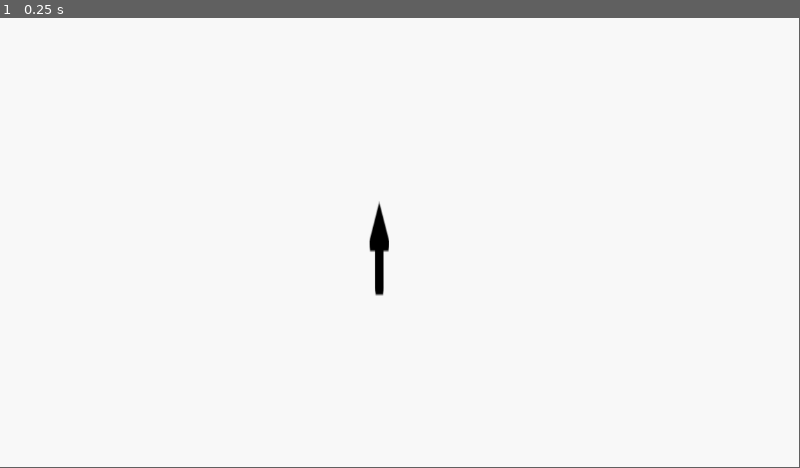
Above: before the commit, frame 1.
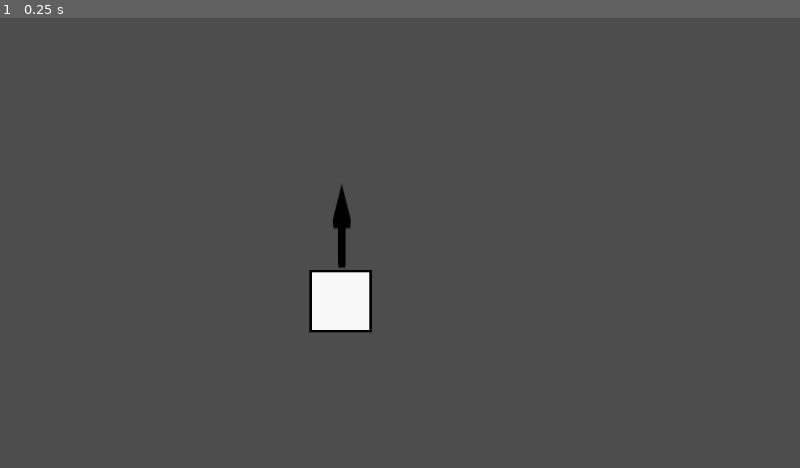
Above: after the commit, the same moment.

Repository: Xiul109/Basic_Principles_of_Autoreplicant_Engineering
Game: Godot game, scene res://test/base.tscn
Two runs of this game, one before a commit and one after it. Both use one fixed random seed, a clock stepped at 60 frames per second and the inputs below. Before the commit the project has no main scene; this scene is started directly in both runs.
Inputs:
- Up to frame 1 (0.25 s): no input
In our replay, the window is 799x449 before the commit and 800x450 after it. These sizes can differ from the game's own. Grey fills any space a smaller window leaves; there, only what the larger window draws over its background counts as a difference.

The runs differ from the first frame. In frame 1, 99% of the frame differs, in the area x 0-100%, y 0-100%.
Error before the commit: Parse Error: Could not parse global class "Piece" from "res://game_elements/shapes/shape.gd". (res://game_elements/replicant.gd:6)

Commit message:
Modified all areas to work with Polygon2D, instead of sprites

Diff:
--- a/UI/replicant_editor.gd
+++ b/UI/replicant_editor.gd
@@ -2,7 +2,10 @@
 
 const REPLICA_ARROW = preload("res://game_elements/replica_arrow.tscn")
 
-@export var level : Level
+@export var level : Level :
+	set(new_level):
+		level = new_level
+		update_level()
 
 @onready var replicant = $Replicant
 @onready var pieces_selector = $PieceSelector
@@ -10,13 +13,7 @@
 
 # Called when the node enters the scene tree for the first time.
 func _ready():
-	var pieces = level.pieces.duplicate()
-	if level.n_arrows > 0:
-		var arrows = LevelPieces.new()
-		arrows.piece_type = REPLICA_ARROW
-		arrows.count = level.n_arrows
-		pieces.append(arrows)
-	pieces_selector.total_pieces = pieces
+	update_level()
 
 func _on_piece_selector_piece_selected(piece: PackedScene, button_i : int):
 	var floating_piece = piece.instantiate()
@@ -31,3 +28,14 @@
 func _on_piece_deleted(i: int):
 	pieces_selector.available_pieces[i].count += 1
 	pieces_selector.buttons[i].update_button()
+
+func update_level():
+	if pieces_selector == null:
+		return
+	var pieces = level.pieces.duplicate()
+	if level.n_arrows > 0:
+		var arrows = LevelPieces.new()
+		arrows.piece_type = REPLICA_ARROW
+		arrows.count = level.n_arrows
+		pieces.append(arrows)
+	pieces_selector.total_pieces = pieces
--- a/UI/replicant_editor.tscn
+++ b/UI/replicant_editor.tscn
@@ -1,26 +1,8 @@
-[gd_scene load_steps=10 format=3 uid="uid://cnif1ug0p3h4l"]
+[gd_scene load_steps=4 format=3 uid="uid://cnif1ug0p3h4l"]
 
 [ext_resource type="Script" path="res://UI/replicant_editor.gd" id="1_yilh0"]
 [ext_resource type="Script" path="res://game_elements/replicant.gd" id="2_qbejp"]
 [ext_resource type="PackedScene" uid="uid://ccqlvcmm8mb28" path="res://UI/piece_selector.tscn" id="3_lohb4"]
-[ext_resource type="PackedScene" uid="uid://dx12p86m7rbs1" path="res://game_elements/levels/level.tscn" id="4_fihft"]
-[ext_resource type="Script" path="res://game_elements/levels/elements/level_pieces.gd" id="5_rmudh"]
-[ext_resource type="PackedScene" uid="uid://cytu78s7047jn" path="res://game_elements/shapes/square.tscn" id="6_1adbo"]
-
-[sub_resource type="Resource" id="Resource_js02r"]
-script = ExtResource("5_rmudh")
-piece_type = ExtResource("6_1adbo")
-count = 2
-
-[sub_resource type="Resource" id="Resource_ocmf3"]
-script = ExtResource("5_rmudh")
-piece_type = ExtResource("6_1adbo")
-count = null
-
-[sub_resource type="Resource" id="Resource_mwupm"]
-script = ExtResource("5_rmudh")
-piece_type = ExtResource("6_1adbo")
-count = 0
 
 [node name="ReplicantEditor" type="Control" node_paths=PackedStringArray("level")]
 layout_mode = 3
@@ -31,7 +13,7 @@
 grow_vertical = 2
 mouse_filter = 1
 script = ExtResource("1_yilh0")
-level = NodePath("Level")
+level = NodePath("")
 
 [node name="Replicant" type="Node2D" parent="."]
 script = ExtResource("2_qbejp")
@@ -40,8 +22,4 @@
 layout_mode = 0
 mouse_filter = 1
 
-[node name="Level" parent="." instance=ExtResource("4_fihft")]
-pieces = Array[ExtResource("5_rmudh")]([SubResource("Resource_js02r"), SubResource("Resource_ocmf3"), SubResource("Resource_mwupm")])
-n_arrows = 1
-
 [connection signal="piece_selected" from="PieceSelector" to="." method="_on_piece_selector_piece_selected"]
--- a/full_levels/level0.tscn
+++ b/full_levels/level0.tscn
@@ -1,10 +1,8 @@
-[gd_scene load_steps=6 format=3 uid="uid://bkmnskaabvmoa"]
+[gd_scene load_steps=4 format=3 uid="uid://bkmnskaabvmoa"]
 
 [ext_resource type="Script" path="res://game_elements/levels/level.gd" id="1_iup6q"]
-[ext_resource type="PackedScene" uid="uid://b1r4m8p1y8v0l" path="res://game_elements/levels/elements/building_zone.tscn" id="2_63p50"]
-[ext_resource type="PackedScene" uid="uid://cb4o78owk2qyg" path="res://game_elements/levels/elements/target_zone.tscn" id="3_5t66d"]
-[ext_resource type="Texture2D" uid="uid://dcle12sg6ann5" path="res://assets/zona_chunga.png" id="3_6dk6m"]
-[ext_resource type="Texture2D" uid="uid://cd6an61liepoc" path="res://icon.svg" id="4_s1q6x"]
+[ext_resource type="PackedScene" uid="uid://drv51lr1ckoja" path="res://game_elements/levels/elements/deleting_zone.tscn" id="2_63p50"]
+[ext_resource type="PackedScene" uid="uid://dmeisesvoqy1o" path="res://game_elements/levels/elements/target_zone.tscn" id="3_5t66d"]
 
 [node name="Level" type="Node2D"]
 script = ExtResource("1_iup6q")
@@ -18,12 +16,10 @@
 modulate = Color(0.0705882, 1, 0.192157, 0.545098)
 position = Vector2(543.5, 193.5)
 scale = Vector2(13.2969, 5.54687)
-texture = ExtResource("3_6dk6m")
 
 [node name="sprite" parent="." instance=ExtResource("3_5t66d")]
 modulate = Color(1, 0.0980392, 1, 0.478431)
 position = Vector2(577, 798)
 scale = Vector2(9.64063, 5.73437)
-texture = ExtResource("4_s1q6x")
 
 [connection signal="timeout" from="Timer" to="." method="check_if_pieces_in_zone"]
--- a/game_elements/levels/elements/building_zone.gd
+++ b/game_elements/levels/elements/building_zone.gd
@@ -1,41 +1,10 @@
 class_name BuildingArea
 extends Area2D
 
-
-@onready var sprite : Sprite2D = $".."
-
-
-
-
-# Called when the node enters the scene tree for the first time.
-func _ready() -> void:
-	define_building_area()
-
-
-
-
-func define_building_area() -> void:
-	var bitmap=BitMap.new()
-	bitmap.create_from_image_alpha(sprite.texture.get_image())
-	print("Tamaño original: "+str(sprite.texture.get_size()))
-	var zone_size:=Vector2(sprite.texture.get_height(),sprite.texture.get_width()) * sprite.transform.get_scale()
-	print("Tamaño zonesize tespues de multiplicar por: "+str(sprite.transform.get_scale()) + "Tamaño final::::: "+str(zone_size))
-	var polygons = bitmap.opaque_to_polygons(Rect2(Vector2.ZERO,zone_size))
-
-
-	for poly in polygons:
-		var col_polygon=CollisionPolygon2D.new()
-		col_polygon.polygon=poly
-		add_child(col_polygon)
-		#col_polygon.scale=(sprite.transform.get_scale())
-		if sprite.centered:
-			#col_polygon.position=sprite.position
-			col_polygon.position-=Vector2(bitmap.get_size()/2)
-
-
+func _ready():
+	$PolygonView.collision = $CollisionPolygon2D
 
 func check_all_pieces_in_area(total_pieces:int) -> bool:
-
 	var pieces_are_in:=true
 	var overlapping_pieces:=get_overlapping_bodies()
 	if overlapping_pieces.size()!=total_pieces:
--- a/game_elements/levels/elements/building_zone.tscn
+++ b/game_elements/levels/elements/building_zone.tscn
@@ -1,13 +1,14 @@
-[gd_scene load_steps=3 format=3 uid="uid://b1r4m8p1y8v0l"]
+[gd_scene load_steps=3 format=3 uid="uid://dys5j8wks35vc"]
 
-[ext_resource type="Texture2D" uid="uid://cd6an61liepoc" path="res://icon.svg" id="1_gvcp0"]
-[ext_resource type="Script" path="res://game_elements/levels/elements/building_zone.gd" id="2_fvv4v"]
+[ext_resource type="Script" path="res://game_elements/levels/elements/building_zone.gd" id="1_pqxd3"]
+[ext_resource type="PackedScene" uid="uid://pb72imfva3mt" path="res://game_elements/visual/polygon_view.tscn" id="2_htkdy"]
 
-[node name="building_zone" type="Sprite2D"]
-texture = ExtResource("1_gvcp0")
+[node name="building_zone" type="Area2D"]
+script = ExtResource("1_pqxd3")
 
-[node name="building_area" type="Area2D" parent="."]
-script = ExtResource("2_fvv4v")
+[node name="PolygonView" parent="." instance=ExtResource("2_htkdy")]
 
-[connection signal="body_entered" from="building_area" to="building_area" method="_on_body_entered"]
-[connection signal="body_exited" from="building_area" to="building_area" method="_on_body_exited"]
+[node name="CollisionPolygon2D" type="CollisionPolygon2D" parent="."]
+
+[connection signal="body_entered" from="." to="." method="_on_body_entered"]
+[connection signal="body_exited" from="." to="." method="_on_body_exited"]
--- a/game_elements/levels/elements/deleting_zone.gd
+++ b/game_elements/levels/elements/deleting_zone.gd
@@ -1,36 +1,9 @@
 class_name DeletingArea
 extends Area2D
 
-@onready var sprite : Sprite2D = $".."
-
-
-
 # Called when the node enters the scene tree for the first time.
 func _ready() -> void:
-	define_deleting_area()
-
-
-
-
-func define_deleting_area() -> void:
-	var bitmap=BitMap.new()
-	bitmap.create_from_image_alpha(sprite.texture.get_image())
-	print("Tamaño original: "+str(sprite.texture.get_size()))
-	var zone_size:=Vector2(sprite.texture.get_height(),sprite.texture.get_width()) * sprite.transform.get_scale()
-	print("Tamaño zonesize tespues de multiplicar por: "+str(sprite.transform.get_scale()) + "Tamaño final::::: "+str(zone_size))
-	var polygons = bitmap.opaque_to_polygons(Rect2(Vector2.ZERO,zone_size))
-
-
-	for poly in polygons:
-		var col_polygon=CollisionPolygon2D.new()
-		col_polygon.polygon=poly
-		add_child(col_polygon)
-		#col_polygon.scale=(sprite.transform.get_scale())
-		if sprite.centered:
-			#col_polygon.position=sprite.position
-			col_polygon.position-=Vector2(bitmap.get_size()/2)
-
-
+	$PolygonView.collision = $CollisionPolygon2D
 
 
 func _on_body_entered(body: Node2D) -> void:
--- a/game_elements/levels/elements/deleting_zone.tscn
+++ b/game_elements/levels/elements/deleting_zone.tscn
@@ -1,12 +1,14 @@
-[gd_scene load_steps=3 format=3 uid="uid://cw0tf08f2pcyq"]
+[gd_scene load_steps=3 format=3 uid="uid://drv51lr1ckoja"]
 
-[ext_resource type="Texture2D" uid="uid://cd6an61liepoc" path="res://icon.svg" id="1_jft5c"]
+[ext_resource type="PackedScene" uid="uid://pb72imfva3mt" path="res://game_elements/visual/polygon_view.tscn" id="2_atsi2"]
 [ext_resource type="Script" path="res://game_elements/levels/elements/deleting_zone.gd" id="2_upwgt"]
 
-[node name="deleting_zone" type="Sprite2D"]
-texture = ExtResource("1_jft5c")
-
-[node name="deleting_area" type="Area2D" parent="."]
+[node name="deleting_zone" type="Area2D"]
 script = ExtResource("2_upwgt")
 
-[connection signal="body_entered" from="deleting_area" to="deleting_area" method="_on_body_entered"]
+[node name="PolygonView" parent="." instance=ExtResource("2_atsi2")]
+
+[node name="CollisionPolygon2D" type="CollisionPolygon2D" parent="."]
+
+[connection signal="body_entered" from="." to="." method="_on_body_entered"]
+[connection signal="body_exited" from="." to="." method="_on_body_exited"]
--- a/game_elements/levels/elements/lose_game_zone.gd
+++ b/game_elements/levels/elements/lose_game_zone.gd
@@ -1,36 +1,9 @@
 class_name LoseGameArea
 extends Area2D
 
-@onready var sprite : Sprite2D = $".."
-
-
-
 # Called when the node enters the scene tree for the first time.
 func _ready() -> void:
-	define_lose_game_area()
-
-
-
-
-func define_lose_game_area() -> void:
-	var bitmap=BitMap.new()
-	bitmap.create_from_image_alpha(sprite.texture.get_image())
-	print("Tamaño original: "+str(sprite.texture.get_size()))
-	var zone_size:=Vector2(sprite.texture.get_height(),sprite.texture.get_width()) * sprite.transform.get_scale()
-	print("Tamaño zonesize tespues de multiplicar por: "+str(sprite.transform.get_scale()) + "Tamaño final::::: "+str(zone_size))
-	var polygons = bitmap.opaque_to_polygons(Rect2(Vector2.ZERO,zone_size))
-
-
-	for poly in polygons:
-		var col_polygon=CollisionPolygon2D.new()
-		col_polygon.polygon=poly
-		add_child(col_polygon)
-		#col_polygon.scale=(sprite.transform.get_scale())
-		if sprite.centered:
-			#col_polygon.position=sprite.position
-			col_polygon.position-=Vector2(bitmap.get_size()/2)
-
-
+	$PolygonView.collision = $CollisionPolygon2D
 
 
 func _on_body_entered(body: Node2D) -> void:
--- a/game_elements/levels/elements/lose_game_zone.tscn
+++ b/game_elements/levels/elements/lose_game_zone.tscn
@@ -1,12 +1,14 @@
-[gd_scene load_steps=3 format=3 uid="uid://cnafq0v3nf3dd"]
+[gd_scene load_steps=3 format=3 uid="uid://y6huvfyk425v"]
 
-[ext_resource type="Texture2D" uid="uid://dcle12sg6ann5" path="res://assets/zona_chunga.png" id="1_3f3ff"]
-[ext_resource type="Script" path="res://game_elements/levels/elements/lose_game_zone.gd" id="2_ubw3b"]
+[ext_resource type="Script" path="res://game_elements/levels/elements/lose_game_zone.gd" id="1_54gxi"]
+[ext_resource type="PackedScene" uid="uid://pb72imfva3mt" path="res://game_elements/visual/polygon_view.tscn" id="2_ln70l"]
 
-[node name="lose_game_zone" type="Sprite2D"]
-texture = ExtResource("1_3f3ff")
+[node name="lose_game_zone" type="Area2D"]
+script = ExtResource("1_54gxi")
 
-[node name="lose_game_area" type="Area2D" parent="."]
-script = ExtResource("2_ubw3b")
+[node name="PolygonView" parent="." instance=ExtResource("2_ln70l")]
 
-[connection signal="body_entered" from="lose_game_area" to="lose_game_area" method="_on_body_entered"]
+[node name="CollisionPolygon2D" type="CollisionPolygon2D" parent="."]
+
+[connection signal="body_entered" from="." to="." method="_on_body_entered"]
+[connection signal="body_exited" from="." to="." method="_on_body_exited"]
--- /dev/null
+++ b/game_elements/levels/elements/static_obstacle.gd
@@ -0,0 +1,5 @@
+class_name StaticObstacle
+extends StaticBody2D
+
+func _ready():
+	$PolygonView.collision = $CollisionPolygon2D
--- a/game_elements/levels/elements/static_obstacle.tscn
+++ b/game_elements/levels/elements/static_obstacle.tscn
@@ -1,11 +1,11 @@
-[gd_scene load_steps=3 format=3 uid="uid://ttybpuwos4pb"]
+[gd_scene load_steps=3 format=3 uid="uid://b4bfv74tx0ymn"]
 
-[ext_resource type="Texture2D" uid="uid://cd6an61liepoc" path="res://icon.svg" id="1_kydai"]
-[ext_resource type="Script" path="res://static_obstacle.gd" id="2_wjocv"]
+[ext_resource type="Script" path="res://game_elements/levels/elements/static_obstacle.gd" id="1_stb71"]
+[ext_resource type="PackedScene" uid="uid://pb72imfva3mt" path="res://game_elements/visual/polygon_view.tscn" id="2_32o3j"]
 
-[node name="Sprite2D" type="Sprite2D"]
-scale = Vector2(6.60938, 1)
-texture = ExtResource("1_kydai")
+[node name="static_obstacle" type="StaticBody2D"]
+script = ExtResource("1_stb71")
 
-[node name="StaticBody2D" type="StaticBody2D" parent="."]
-script = ExtResource("2_wjocv")
+[node name="PolygonView" parent="." instance=ExtResource("2_32o3j")]
+
+[node name="CollisionPolygon2D" type="CollisionPolygon2D" parent="."]
--- a/game_elements/levels/elements/target_zone.gd
+++ b/game_elements/levels/elements/target_zone.gd
@@ -1,36 +1,8 @@
 class_name TargetArea
 extends Area2D
 
-@onready var sprite : Sprite2D = $".."
-
-
-
-# Called when the node enters the scene tree for the first time.
-func _ready() -> void:
-	define_target_area()
-
-
-
-
-func define_target_area() -> void:
-	var bitmap=BitMap.new()
-	bitmap.create_from_image_alpha(sprite.texture.get_image())
-	print("Tamaño original: "+str(sprite.texture.get_size()))
-	var zone_size:=Vector2(sprite.texture.get_height(),sprite.texture.get_width()) * sprite.transform.get_scale()
-	print("Tamaño zonesize tespues de multiplicar por: "+str(sprite.transform.get_scale()) + "Tamaño final::::: "+str(zone_size))
-	var polygons = bitmap.opaque_to_polygons(Rect2(Vector2.ZERO,zone_size))
-
-
-	for poly in polygons:
-		var col_polygon=CollisionPolygon2D.new()
-		col_polygon.polygon=poly
-		add_child(col_polygon)
-		#col_polygon.scale=(sprite.transform.get_scale())
-		if sprite.centered:
-			#col_polygon.position=sprite.position
-			col_polygon.position-=Vector2(bitmap.get_size()/2)
-
-
+func _ready():
+	$PolygonView.collision = $CollisionPolygon2D
 
 
 func _on_body_entered(body: Node2D) -> void:
--- a/game_elements/levels/elements/target_zone.tscn
+++ b/game_elements/levels/elements/target_zone.tscn
@@ -1,12 +1,14 @@
-[gd_scene load_steps=3 format=3 uid="uid://cb4o78owk2qyg"]
+[gd_scene load_steps=3 format=3 uid="uid://dmeisesvoqy1o"]
 
-[ext_resource type="Texture2D" uid="uid://b1aw0g45l02lp" path="res://assets/arrowUp.png" id="1_gv3fi"]
+[ext_resource type="PackedScene" uid="uid://pb72imfva3mt" path="res://game_elements/visual/polygon_view.tscn" id="2_fb34k"]
 [ext_resource type="Script" path="res://game_elements/levels/elements/target_zone.gd" id="2_wc2l3"]
 
-[node name="target_zone" type="Sprite2D"]
-texture = ExtResource("1_gv3fi")
-
-[node name="target_area" type="Area2D" parent="."]
+[node name="target_zone" type="Area2D"]
 script = ExtResource("2_wc2l3")
 
-[connection signal="body_entered" from="target_area" to="target_area" method="_on_body_entered"]
+[node name="PolygonView" parent="." instance=ExtResource("2_fb34k")]
+
+[node name="CollisionPolygon2D" type="CollisionPolygon2D" parent="."]
+
+[connection signal="body_entered" from="." to="." method="_on_body_entered"]
+[connection signal="body_exited" from="." to="." method="_on_body_exited"]
--- a/game_elements/levels/level.tscn
+++ b/game_elements/levels/level.tscn
@@ -1,7 +1,7 @@
 [gd_scene load_steps=3 format=3 uid="uid://dx12p86m7rbs1"]
 
 [ext_resource type="Script" path="res://game_elements/levels/level.gd" id="1_rrg4g"]
-[ext_resource type="PackedScene" uid="uid://b1r4m8p1y8v0l" path="res://game_elements/levels/_aux/building_zone.tscn" id="2_5xhsn"]
+[ext_resource type="PackedScene" uid="uid://drv51lr1ckoja" path="res://game_elements/levels/elements/deleting_zone.tscn" id="2_5xhsn"]
 
 [node name="Level" type="Node2D"]
 script = ExtResource("1_rrg4g")
--- a/game_elements/shapes/shape.gd
+++ b/game_elements/shapes/piece.gd
@@ -3,23 +3,13 @@
 
 @export var icon : Texture2D
 @export var replica_arrows : Array[ReplicaArrow]
-@export var border_width : float = 4
-
-@onready var shape := $shape
 
 @onready var shape := $shape
 
 
 # Called when the node enters the scene tree for the first time.
 func _ready():
-	shape.polygon = $collision.polygon
-	var inner_pol : PackedVector2Array = shape.polygon.duplicate()
-	for i in len(inner_pol):
-		var v : Vector2 = shape.polygon[i] - shape.polygon[(i + 1)%len(inner_pol)]
-		var offset_dir = v.orthogonal().normalized()
-		inner_pol[i] += offset_dir * border_width
-		inner_pol[(i + 1)%len(inner_pol)] += offset_dir * border_width
-	$shape/inner_shape.polygon = inner_pol
+	shape.collision = $collision
 
 
 func _on_replica_arrows_child_entered_tree(node: Node):
--- a/game_elements/shapes/square.tscn
+++ b/game_elements/shapes/square.tscn
@@ -1,7 +1,8 @@
-[gd_scene load_steps=4 format=3 uid="uid://cytu78s7047jn"]
+[gd_scene load_steps=5 format=3 uid="uid://cytu78s7047jn"]
 
-[ext_resource type="Script" path="res://game_elements/shapes/shape.gd" id="1_t6ded"]
+[ext_resource type="Script" path="res://game_elements/shapes/piece.gd" id="1_t6ded"]
 [ext_resource type="Texture2D" uid="uid://cws05hyjdqp3g" path="res://assets/shape_icons/square.png" id="2_geww2"]
+[ext_resource type="PackedScene" uid="uid://pb72imfva3mt" path="res://game_elements/visual/polygon_view.tscn" id="3_j7bpx"]
 [ext_resource type="Script" path="res://UI/placer.gd" id="3_xfaux"]
 
 [node name="square" type="RigidBody2D" groups=["piece"]]
@@ -15,13 +16,7 @@
 
 [node name="replica_arrows" type="Node2D" parent="."]
 
-[node name="shape" type="Polygon2D" parent="."]
-color = Color(0, 0, 0, 1)
-polygon = PackedVector2Array(-662.097, -793.619, 964.231, -784.051, 900.99, 704.248, -501.26, 675.543)
-
-[node name="inner_shape" type="Polygon2D" parent="shape"]
-color = Color(0.973535, 0.973535, 0.973535, 1)
-polygon = PackedVector2Array(-662.097, -793.619, 964.231, -784.051, 900.99, 704.248, -501.26, 675.543)
+[node name="shape" parent="." instance=ExtResource("3_j7bpx")]
 
 [node name="placer" type="Node" parent="."]
 script = ExtResource("3_xfaux")
--- /dev/null
+++ b/game_elements/visual/polygon_view.gd
@@ -0,0 +1,26 @@
+extends Polygon2D
+
+@export var collision : CollisionPolygon2D : set=_collision_set
+@export var border_width : float = 4
+
+@onready var inner_shape = $InnerShape
+
+func _ready():
+	update_view()
+
+# Called when the node enters the scene tree for the first time.
+func _collision_set(new_collision : CollisionPolygon2D):
+	collision = new_collision
+	update_view()
+
+func update_view():
+	if collision == null:
+		return
+	polygon = collision.polygon
+	var inner_pol : PackedVector2Array = polygon.duplicate()
+	for i in len(inner_pol):
+		var v : Vector2 = polygon[i] - polygon[(i + 1)%len(inner_pol)]
+		var offset_dir = v.orthogonal().normalized()
+		inner_pol[i] += offset_dir * border_width
+		inner_pol[(i + 1)%len(inner_pol)] += offset_dir * border_width
+	inner_shape.polygon = inner_pol
--- /dev/null
+++ b/game_elements/visual/polygon_view.tscn
@@ -0,0 +1,12 @@
+[gd_scene load_steps=2 format=3 uid="uid://pb72imfva3mt"]
+
+[ext_resource type="Script" path="res://game_elements/visual/polygon_view.gd" id="1_jk3a2"]
+
+[node name="PolygonView" type="Polygon2D"]
+color = Color(0, 0, 0, 1)
+polygon = PackedVector2Array(-662.097, -793.619, 964.231, -784.051, 900.99, 704.248, -501.26, 675.543)
+script = ExtResource("1_jk3a2")
+
+[node name="InnerShape" type="Polygon2D" parent="."]
+color = Color(0.973535, 0.973535, 0.973535, 1)
+polygon = PackedVector2Array(-662.097, -793.619, 964.231, -784.051, 900.99, 704.248, -501.26, 675.543)
--- /dev/null
+++ b/main_scene.tscn
@@ -0,0 +1,38 @@
+[gd_scene load_steps=8 format=3 uid="uid://cnh57qej5dk3w"]
+
+[ext_resource type="PackedScene" uid="uid://cnif1ug0p3h4l" path="res://UI/replicant_editor.tscn" id="1_ar5rs"]
+[ext_resource type="PackedScene" uid="uid://dx12p86m7rbs1" path="res://game_elements/levels/level.tscn" id="2_5wesm"]
+[ext_resource type="Script" path="res://game_elements/levels/elements/level_pieces.gd" id="3_vu36f"]
+[ext_resource type="PackedScene" uid="uid://cytu78s7047jn" path="res://game_elements/shapes/square.tscn" id="4_dlnmr"]
+
+[sub_resource type="Resource" id="Resource_js02r"]
+script = ExtResource("3_vu36f")
+piece_type = ExtResource("4_dlnmr")
+count = 2
+
+[sub_resource type="Resource" id="Resource_ocmf3"]
+script = ExtResource("3_vu36f")
+piece_type = ExtResource("4_dlnmr")
+count = null
+
+[sub_resource type="Resource" id="Resource_mwupm"]
+script = ExtResource("3_vu36f")
+piece_type = ExtResource("4_dlnmr")
+count = 0
+
+[node name="MainScene" type="Control"]
+layout_mode = 3
+anchors_preset = 0
+
+[node name="LevelInterface" type="Control" parent="."]
+anchors_preset = 0
+offset_right = 40.0
+offset_bottom = 40.0
+
+[node name="ReplicantEditor" parent="LevelInterface" node_paths=PackedStringArray("level") instance=ExtResource("1_ar5rs")]
+layout_mode = 1
+level = NodePath("../Level")
+
+[node name="Level" parent="LevelInterface" instance=ExtResource("2_5wesm")]
+pieces = Array[ExtResource("3_vu36f")]([SubResource("Resource_js02r"), SubResource("Resource_ocmf3"), SubResource("Resource_mwupm")])
+n_arrows = 1
--- a/project.godot
+++ b/project.godot
@@ -11,9 +11,19 @@
 [application]
 
 config/name="GMTKJam2024"
+run/main_scene="res://main_scene.tscn"
 config/features=PackedStringArray("4.3", "Forward Plus")
 config/icon="res://icon.svg"
 
+[autoload]
+
+SignalBus="*res://signal_bus.gd"
+
+[display]
+
+window/size/viewport_width=1280
+window/size/viewport_height=720
+window/stretch/mode="viewport"
 
 [global_group]
 
@@ -33,7 +43,3 @@
 , Object(InputEventMouseButton,"resource_local_to_scene":false,"resource_name":"","device":-1,"window_id":0,"alt_presse …(244 unchanged characters)…
 ]
 }
-
-[autoload]
-
-SignalBus="*res://signal_bus.gd"
--- a/static_obstacle.gd
+++ /dev/null
@@ -1,33 +0,0 @@
-class_name StaticObstacle
-extends StaticBody2D
-
-
-@onready var sprite : Sprite2D = $".."
-
-
-
-
-# Called when the node enters the scene tree for the first time.
-func _ready() -> void:
-	define_solid_area()
-
-
-
-
-func define_solid_area() -> void:
-	var bitmap=BitMap.new()
-	bitmap.create_from_image_alpha(sprite.texture.get_image())
-	print("Tamaño original: "+str(sprite.texture.get_size()))
-	var zone_size:=Vector2(sprite.texture.get_height(),sprite.texture.get_width()) * sprite.transform.get_scale()
-	print("Tamaño zonesize tespues de multiplicar por: "+str(sprite.transform.get_scale()) + "Tamaño final::::: "+str(zone_size))
-	var polygons = bitmap.opaque_to_polygons(Rect2(Vector2.ZERO,zone_size))
-
-
-	for poly in polygons:
-		var col_polygon=CollisionPolygon2D.new()
-		col_polygon.polygon=poly
-		add_child(col_polygon)
-		#col_polygon.scale=(sprite.transform.get_scale())
-		if sprite.centered:
-			#col_polygon.position=sprite.position
-			col_polygon.position-=Vector2(bitmap.get_size()/2)
--- a/test/base.tscn
+++ b/test/base.tscn
@@ -33,9 +33,8 @@
 
 [node name="replicas" type="Node2D" parent="."]
 
-[node name="Replicant" parent="replicas" node_paths=PackedStringArray("pieces") instance=ExtResource("2_blyq8")]
+[node name="Replicant" parent="replicas" instance=ExtResource("2_blyq8")]
 position = Vector2(549, 494)
-pieces = [NodePath("square")]
 
 [node name="square" parent="replicas/Replicant" instance=ExtResource("3_radrf")]
 position = Vector2(-4, -55)
